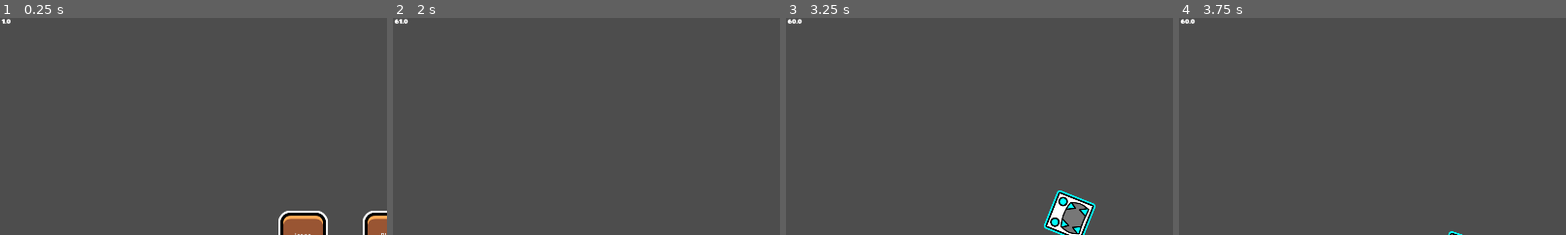
Above: before the commit, frames 1-4 (left to right).
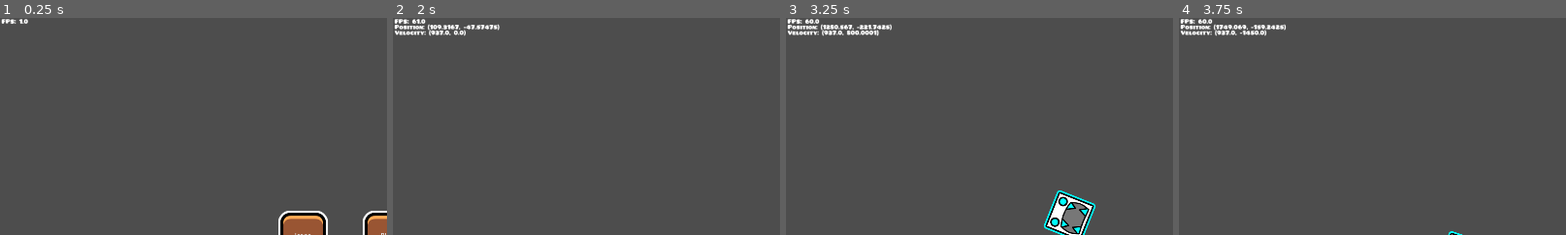
Above: after the commit, the same moments.

Repository: PushSL/ShapeSlider
Game: Godot game, scene res://scenes/shape_slider.tscn
Two runs of this game, one before a commit and one after it. Both use one fixed random seed, a clock stepped at 60 frames per second and the inputs below.
Inputs (mouse positions are % of the whole screen's width and height, from its top left):
- Up to frame 1 (0.25 s): no input
- Up to frame 2 (2 s): click "Play" at 0.5 s; click "Play" at 1.25 s
- Up to frame 3 (3.25 s): move the mouse to (72, 45) at 2.02 s; click (72, 45) at 2.17 s; tap Space (jump) at 2.27, 3.02 s; move the mouse to (30, 55) at 2.77 s; click (30, 55) at 2.92 s
- Up to frame 4 (3.75 s): move the mouse to (60, 28) at 3.52 s; click (60, 28) at 3.67 s
The pictures show only the part of the screen within x 0-50%, y 0-50%; the shares and areas given below are measured in that part.

The runs differ from the first frame. In frame 1, 0.1% of the frame differs, in the area x 0-8%, y 0-3%; in frame 2, 0.9%; in frame 3, 1.0%, in the area x 0-28%, y 0-9%; in frame 4, 1.0%.

Commit message:
modified:   project.godot 	modified:   scenes/base_level.tscn 	modified:   scenes/player.tscn 	modified:   scenes/shape_slider.tscn 	renamed:    scenes/level.gd -> scripts/level.gd 	renamed:    scenes/level.gd.uid -> scripts/level.gd.uid 	renamed:    scenes/player.gdshader -> shaders/player.gdshader 	renamed:    scenes/player.gdshader.uid -> shaders/player.gdshader.uid

Diff:
--- a/project.godot
+++ b/project.godot
@@ -20,6 +20,7 @@
 window/size/viewport_height=1080
 window/size/mode=3
 window/size/borderless=true
+window/vsync/vsync_mode=0
 
 [input]
 
--- a/scenes/base_level.tscn
+++ b/scenes/base_level.tscn
@@ -1,6 +1,6 @@
 [gd_scene load_steps=5 format=3 uid="uid://dlq5heiw3swc8"]
 
-[ext_resource type="Script" uid="uid://chk2bwlvbw7nj" path="res://scenes/level.gd" id="1_0n1tn"]
+[ext_resource type="Script" uid="uid://chk2bwlvbw7nj" path="res://scripts/level.gd" id="1_0n1tn"]
 [ext_resource type="Texture2D" uid="uid://dcoxpapqu7a4e" path="res://textures/ground-1.png" id="2_oox4p"]
 [ext_resource type="TileSet" uid="uid://6ctl3rrevivt" path="res://tiles/Tiles.tres" id="3_k2uud"]
 
--- a/scenes/player.tscn
+++ b/scenes/player.tscn
@@ -1,7 +1,7 @@
 [gd_scene load_steps=8 format=3 uid="uid://ca7rvhkwva4jj"]
 
 [ext_resource type="Script" uid="uid://bapyf443teuy1" path="res://scripts/player.gd" id="1_onrkg"]
-[ext_resource type="Shader" uid="uid://c1ae5il32sg4y" path="res://scenes/player.gdshader" id="1_qhqgy"]
+[ext_resource type="Shader" uid="uid://c1ae5il32sg4y" path="res://shaders/player.gdshader" id="1_qhqgy"]
 [ext_resource type="Texture2D" uid="uid://b3ny3ak5ebigb" path="res://icons/cubes/player_73-uhd.png" id="2_i3pqv"]
 [ext_resource type="Script" uid="uid://ble1iywgxleei" path="res://scripts/interpolate.gd" id="3_qlg0r"]
 [ext_resource type="Theme" uid="uid://bhgecd6ya6p23" path="res://themes/Style_8.tres" id="4_dqkch"]
--- a/scenes/shape_slider.tscn
+++ b/scenes/shape_slider.tscn
@@ -89,7 +89,11 @@
 					$\"Level Selector/Start/TextureRect\".texture = load(\"res://levels/Front Off Track Dark.tres\")
 
 func update_debugger():
-	$\"../Debugger\".text = str(Engine.get_frames_per_second())
+	$\"../Debugger\".text = \"FPS: \" + str(Engine.get_frames_per_second())
+
+	if scene == \"gameplay\":
+		$\"../Debugger\".text += \"\\nPosition: \" + str($/root/Level/Player.position) + \"
+		Velocity: \" + str($/root/Level/Player.velocity)
 
 	if Input.is_action_just_pressed(\"exit\"):
 		match scene:
@@ -144,7 +148,6 @@
 
 func _on_start_pressed() -> void:
 	if scene != \"gameplay\":
-		scene = \"gameplay\"
 		$\"Level Selector/AudioStreamPlayer2D\".stream = preload(\"res://sounds/start_level.ogg\")
 		$\"Level Selector/AudioStreamPlayer2D\".play()
 		await $\"Level Selector/AudioStreamPlayer2D\".finished
@@ -152,13 +155,14 @@
 		$\"Icon Menu\".queue_free()
 		$\"Color Menu\".queue_free()
 		var level = load(str(level_data[current_level])).instantiate()
+		var player = preload(\"res://scenes/player.tscn\").instantiate()
 		$/root.add_child(level)
-		var player = preload(\"res://scenes/player.tscn\").instantiate()
 		$/root/Level.add_child(player)
 		$BG.queue_free()
 		$\"Level Selector\".queue_free()
 		$/root/Level/Player/Sprite/Secondary.modulate = secondary_color
 		$/root/Level/Player/Sprite/Glow.modulate = glow_color
+		scene = \"gameplay\"
 
 
 
--- a/scripts/player.gd
+++ b/scripts/player.gd
@@ -1,12 +1,17 @@
 extends CharacterBody2D
+
 const JUMP_VELOCITY = -1900
+var dead: bool = false
 
 func _physics_process(delta: float) -> void:
 	if Input.is_action_just_pressed("reset"):
 		kill(0)
 	if velocity.y > 5000:
 		velocity.y = 5000
-	position.x += 937 * delta
+
+	if !dead:
+		velocity.x = 937
+
 	if not is_on_floor():
 		velocity += get_gravity() * delta
 		$Sprite.rotate(6.5 * delta)
@@ -18,17 +23,14 @@
 	move_and_slide()
 
 func kill(time = 0.75):
-	if get_tree().paused == false:
-		$Sprite/Camera2D.position_smoothing_enabled = false
-		get_tree().paused = true
-		if time != 0:
-			await get_tree().create_timer(time).timeout
-		$Sprite.rotation_degrees = 0
-		position = Vector2(48, -48)
-		velocity = Vector2.ZERO
-		get_tree().paused = false
-		await get_tree().create_timer(0).timeout
-		$Sprite/Camera2D.position_smoothing_enabled = true
+	dead = true
+	await get_tree().create_timer(time).timeout
+	$Sprite/Camera2D.position_smoothing_enabled = false
+	position = Vector2(48, -48)
+	velocity = Vector2.ZERO
+	$Sprite.rotation_degrees = 0
+	dead = false
+	$Sprite/Camera2D.position_smoothing_enabled = true
 
 func _on_hitbox_area_entered(area: Area2D) -> void:
 	if area.name == "Spike":
Renamed: scenes/level.gd -> scripts/level.gd
Renamed: scenes/level.gd.uid -> scripts/level.gd.uid
Renamed: scenes/player.gdshader -> shaders/player.gdshader
Renamed: scenes/player.gdshader.uid -> shaders/player.gdshader.uid
